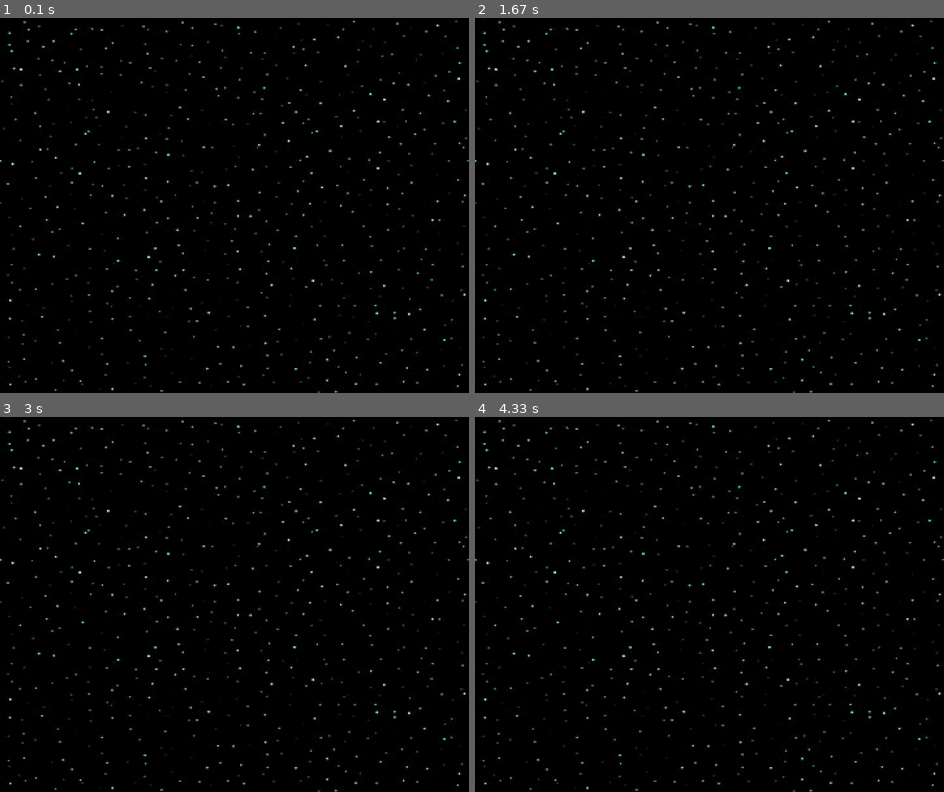
Above: before the commit, frames 1-4 (two rows, left to right).
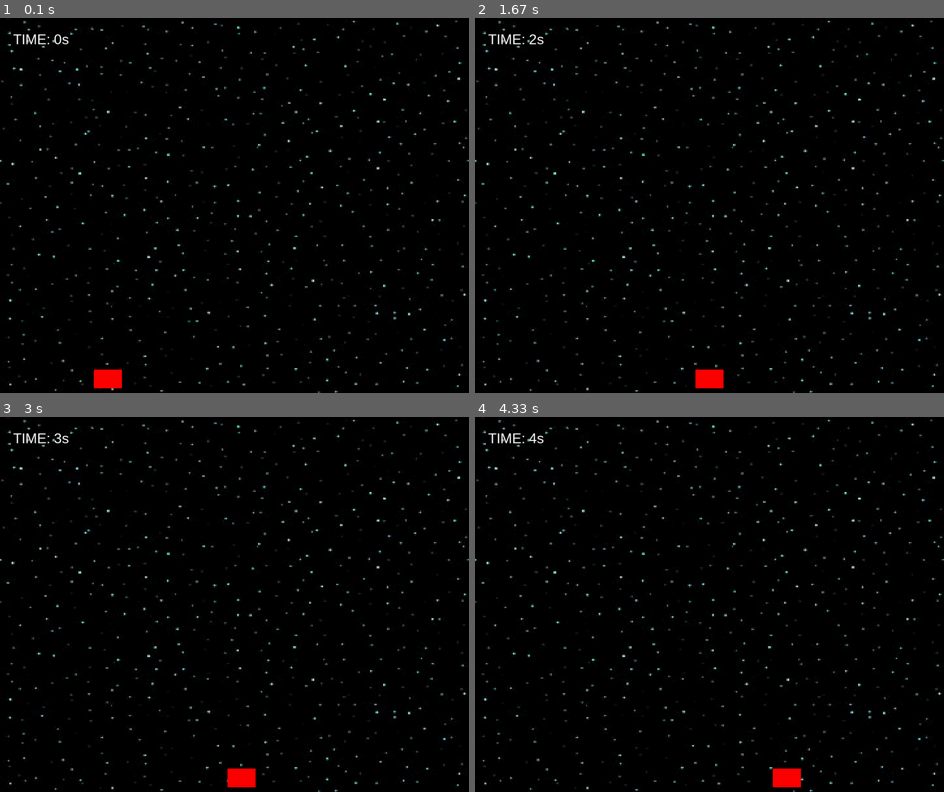
Above: after the commit, the same moments.

Repository: denzeysenpai/py-game
Game: pygame game, started from main.py
Two runs of this game, one before a commit and one after it. Both use one fixed random seed, a clock stepped at 60 frames per second and the inputs below.
Inputs:
- Up to frame 1 (0.1 s): no input
- Up to frame 2 (1.67 s): hold Right 0.33-0.8 s; hold Right 0.83-1.3 s; hold Left from 1.33 s (still down)
- Up to frame 3 (3 s): release Left at 1.87 s; hold Left 1.9-2.3 s; hold Right 2.33-2.97 s
- Up to frame 4 (4.33 s): hold Left 3-3.47 s; hold Right 3.5-3.97 s; hold Right from 4 s (still down)

The runs differ from the first frame. In frame 1, 0.4% of the frame differs, in the area x 2-26%, y 4-99%; in frame 2, 0.4%; in frame 3, 0.4%, in the area x 2-55%, y 4-99%; in frame 4, 0.4%.

Commit message:
[UPDATE 0.0.3 : Time clock added]

Diff:
--- a/main.py
+++ b/main.py
@@ -2,25 +2,49 @@
 import time
 import random
 
+pygame.font.init()
+
 WIDTH, HEIGHT = 1000, 800
 WIN = pygame.display.set_mode((WIDTH, HEIGHT))
+
+PLAYER_HITBOX_X = 40
+PLAYER_HITBOX_Y = 60
+PLAYER_SPEED = 5
+FONT = pygame.font.SysFont("arial", 30)
+clock = pygame.time.Clock()
+start_time = time.time()
+elapsed_time = 0
+
 pygame.display.set_caption("Testing")
 
 BG_IMG = pygame.transform.scale(pygame.image.load("./assets/bg.jpg"), (WIDTH, HEIGHT))
 
-def draw():
+def draw(player, elapsed_time):
     WIN.blit(BG_IMG, (0,0))
+    time_text = FONT.render(f"TIME: {round(elapsed_time)}s", 1, "white")
+    WIN.blit(time_text, (28, 28))
+    pygame.draw.rect(WIN, "red", player)
     pygame.display.update()
 
 def main():
     run = True
+    player = pygame.Rect(200, HEIGHT - PLAYER_HITBOX_Y + 10, PLAYER_HITBOX_Y, PLAYER_HITBOX_X)
+
     while run:
+        clock.tick(90)
+        elapsed_time = time.time() - start_time
         for event in pygame.event.get():
             if event.type == pygame.QUIT:
                 run = False
                 break
 
-        draw()
+        keys = pygame.key.get_pressed()
+        if keys[pygame.K_LEFT] and player.x > 10:
+            player.x -= PLAYER_SPEED
+        if keys[pygame.K_RIGHT] and player.x < WIDTH - PLAYER_HITBOX_X - 30:
+            player.x += PLAYER_SPEED
+
+        draw(player, elapsed_time)
 
     pygame.quit()
 
